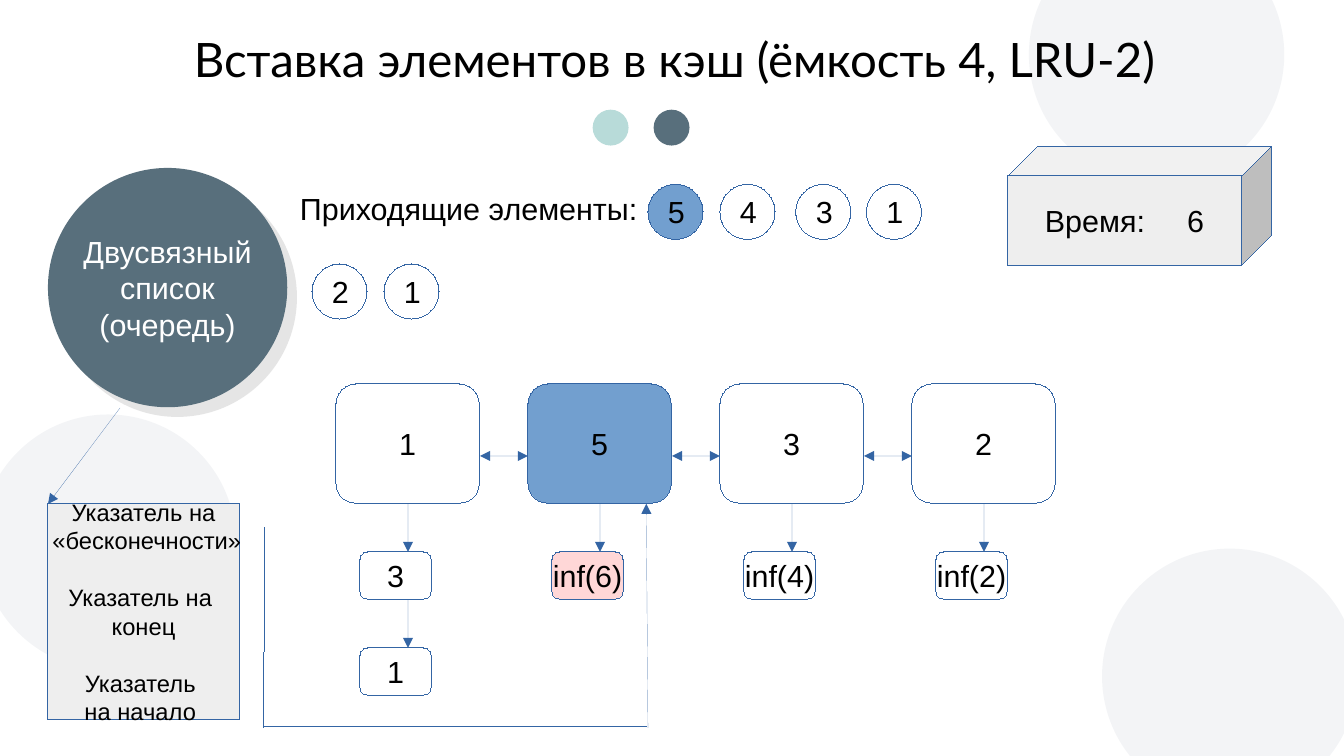
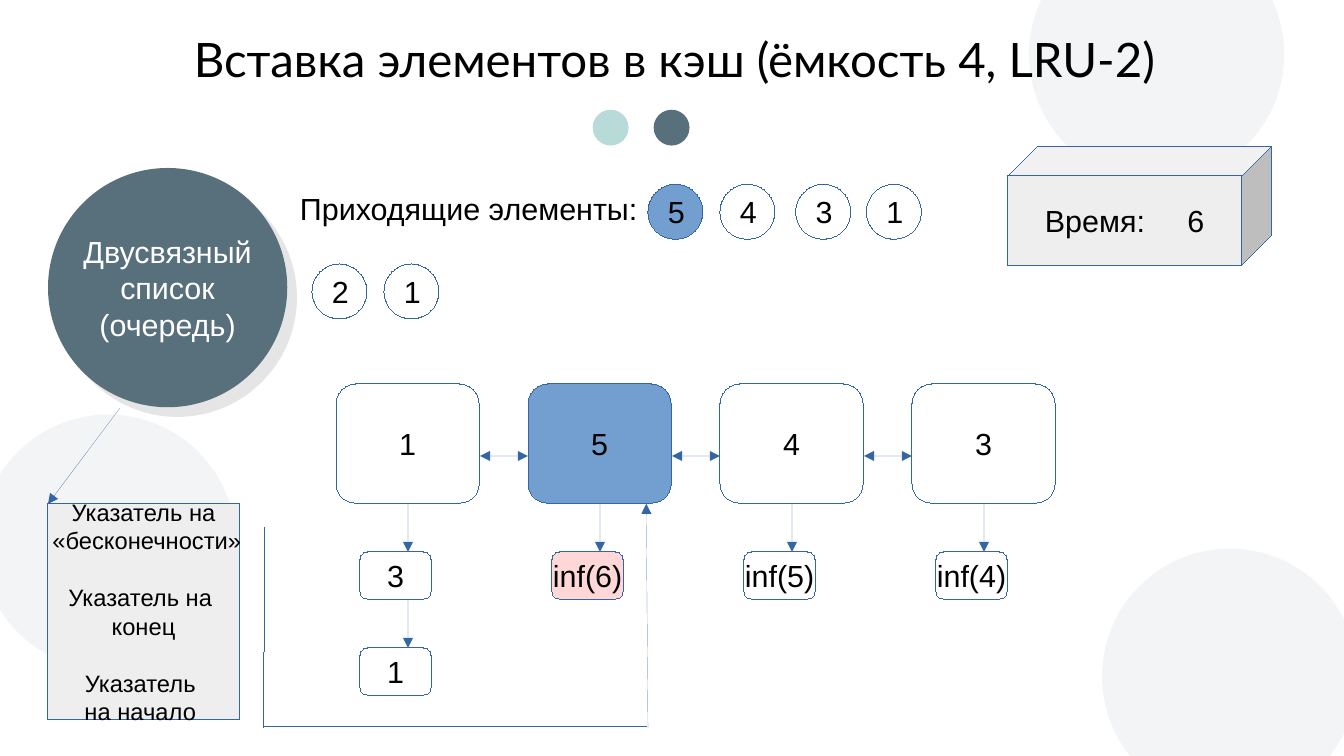
Before and after one commit to SinySs/LRU-K, a slide deck: slide 19 of Theory/presentacia LRU-K.pptx. Drawn at 1344x756 pixels with LibreOffice and Linux fonts; fonts in the diff are those of the drawing; background and template pictures are left out. Boxes give left, top, right and bottom in pixels: in the first picture for what was removed or moved away, otherwise in the second. Text is boxed around its words. In the diff, an @@ line names an element or a change of style, - is before the commit and + after.

```diff
--- a/Theory/presentacia LRU-K.pptx
+++ b/Theory/presentacia LRU-K.pptx
@@ freeform shape added at bbox=[721, 384, 865, 504], fill #FFFFFF, outline #3465A4 0 pt, 18 pt, text #000000 @@
+4
@@ freeform shape "3": place and size @@
-freeform shape "3" at bbox=[721, 384, 865, 504]
+freeform shape "3" at bbox=[912, 384, 1056, 504]
@@ freeform shape removed at bbox=[912, 384, 1056, 504] @@
-2
@@ freeform shape "inf(5)" at bbox=[744, 552, 815, 600]: outline redrawn @@
@@ text in freeform shape at bbox=[745, 565, 814, 593]: text changed @@
-inf(4)
+inf(5)
@@ freeform shape "inf(4)" at bbox=[937, 552, 1007, 600]: outline redrawn @@
@@ text in freeform shape at bbox=[937, 565, 1006, 593]: text changed @@
-inf(2)
+inf(4)
```
Also in this commit, not shown: 20 other slides changed.
